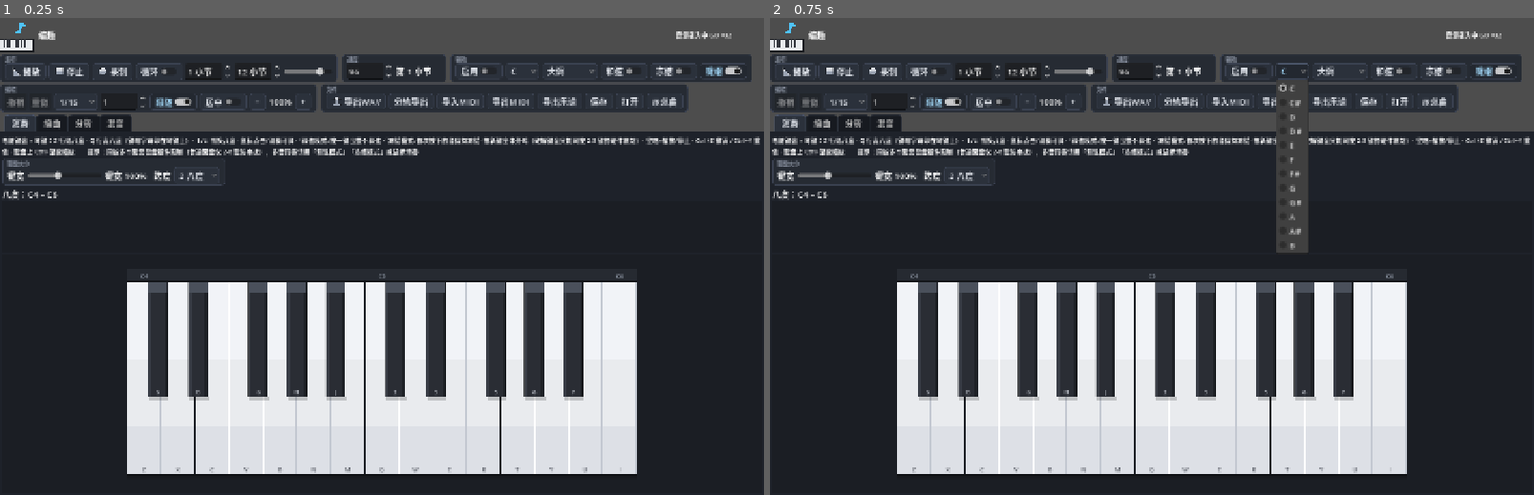
Above: before the commit, frames 1-2 (left to right).
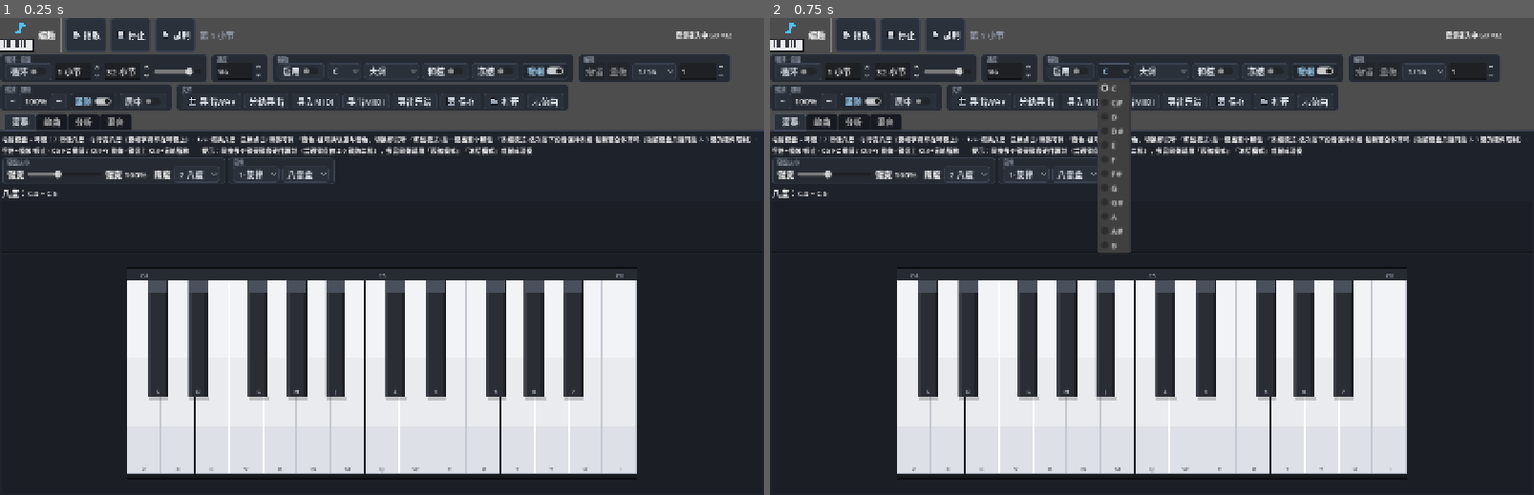
Above: after the commit, the same moments.

Repository: fanquanpp/quaver
Game: Godot game, scene res://scenes/main.tscn
Two runs of this game, one before a commit and one after it. Both use one fixed random seed, a clock stepped at 60 frames per second and the inputs below.
Inputs:
- Up to frame 1 (0.25 s): no input
- Up to frame 2 (0.75 s): click "C" at 0.5 s

The runs differ from the first frame. In frame 1, 8.2% of the frame differs, in the area x 0-100%, y 0-96%; in frame 2, 10%.

Commit message:
v1.0.3：示范曲《虫儿飞》完整改编（全谱转录 32 小节）+ 演奏页音色切换 + 工具栏重排 + 40px 高精度图标

Diff:
--- a/project.godot
+++ b/project.godot
@@ -12,7 +12,7 @@
 
 config/name="编趣 Quaver"
 config/description="纯电脑键盘弹奏 + 鼠标编曲的桌面端纯音乐工具（无外设依赖）"
-config/version="1.0.2"
+config/version="1.0.3"
 run/main_scene="res://scenes/main.tscn"
 config/features=PackedStringArray("4.7", "Forward Plus")
 run/low_processor_mode=true
--- a/scripts/song_model.gd
+++ b/scripts/song_model.gd
@@ -204,29 +204,75 @@
 	trk["automation"] = auto if auto is Array else []
 
 
-## ── 示范曲：《小星星》双轨 ────────────────────────────────────────
+## ── 示范曲：《虫儿飞》完整改编（陈光荣曲，C 调，♩=96） ────────────
+## 按 EveryonePiano 全谱（1=F 转C调）逐句转录：旋律在高音区，
+## 「虫儿飞」为 6→3̇→2̇ 上行跳进；曲式 = 前奏4 + 主歌8 + 连接1 + 主歌8 + 副歌11 = 32 小节；
+## 伴奏为分解和弦琶音（低音-五音-根-三度 ×2/小节），半小节和声切换处按谱拆分。
 
 static func make_demo() -> SongModel:
 	var s := SongModel.new()
 	s.tracks.clear()
-	s.add_track("旋律", "钢琴")
-	s.add_track("伴奏", "柔弦")
+	s.add_track("旋律", "八音盒")
+	s.add_track("伴奏", "钢琴")
 	s.bpm = 96.0
-	# 主旋律（C 大调，1 tick = 1/16，四分音符 = 4 ticks）
-	var mel := [
-		[60, 0], [60, 4], [67, 8], [67, 12], [69, 16], [69, 20], [67, 24, 8],
-		[65, 32], [65, 36], [64, 40], [64, 44], [62, 48], [62, 52], [60, 56, 8],
-		[67, 64], [67, 68], [65, 72], [65, 76], [64, 80], [64, 84], [62, 88, 8],
-		[67, 96], [67, 100], [65, 104], [65, 108], [64, 112], [64, 116], [62, 120, 8],
-		[60, 128], [60, 132], [67, 136], [67, 140], [69, 144], [69, 148], [67, 152, 8],
-		[65, 160], [65, 164], [64, 168], [64, 172], [62, 176], [62, 180], [60, 184, 8],
+	var mel: Array = []
+	# ── 前奏（4 小节）：高音 mi–do 交替，第 3 小节附点装饰 ──
+	mel += [
+		[76, 0, 8], [72, 8, 8],
+		[76, 16, 8], [72, 24, 8],
+		[72, 32, 6], [72, 38, 2], [76, 40, 8],
+		[76, 48, 8], [72, 56, 8],
 	]
-	for m in mel:
-		s.add_note(0, m[0], m[1], m[2] if m.size() > 2 else 4, 0.85)
-	# 和弦伴奏（每小节一个三和弦垫底：C C F C C G C G C C F C）
-	var prog := [48, 48, 53, 48, 48, 55, 48, 55, 48, 48, 53, 48]
+	# ── 主歌乐段（8 小节）：黑黑的天空低垂 / 亮亮的繁星相随 / 虫儿飞×2 / 你在思念谁 ──
+	var verse := func(base: int) -> Array:
+		return [
+			[76, base, 4], [76, base + 4, 2], [76, base + 6, 2], [77, base + 8, 4], [79, base + 12, 4],
+			[76, base + 16, 8], [74, base + 24, 8],
+			[72, base + 32, 4], [72, base + 36, 2], [72, base + 38, 2], [74, base + 40, 4], [76, base + 44, 4],
+			[76, base + 48, 8], [71, base + 56, 8],
+			[69, base + 64, 4], [76, base + 68, 4], [74, base + 72, 8],
+			[69, base + 80, 4], [76, base + 84, 4], [74, base + 88, 8],
+			[69, base + 96, 4], [76, base + 100, 4], [74, base + 104, 6], [72, base + 110, 2],
+			[72, base + 112, 16],
+		]
+	mel += verse.call(64)                 # 主歌 1（tick 64 = 第 5 小节）
+	mel += [[72, 192, 8], [72, 200, 8]]   # 连接小节（一房子）
+	mel += verse.call(208)                # 主歌 2（天上的星星流泪 / 冷风吹 只要有你陪）
+	# ── 副歌（11 小节）：虫儿飞 花儿睡 / 一双又一对才美 / 不怕天黑只怕心碎 / 不管累不累 也不管东南西北 ──
+	mel += [
+		[72, 336, 8], [76, 344, 4], [74, 348, 4],
+		[79, 352, 12], [77, 364, 2], [76, 366, 2],
+		[74, 368, 12], [79, 380, 2], [77, 382, 2],
+		[76, 384, 4], [77, 388, 2], [79, 390, 2], [76, 396, 4],
+		[74, 400, 8],
+		[69, 416, 4], [76, 420, 4], [74, 424, 6], [72, 430, 2],
+		[67, 432, 4], [74, 436, 4], [72, 440, 4], [72, 444, 4],
+		[77, 448, 2], [76, 450, 2], [77, 452, 2], [76, 454, 2], [72, 456, 8],
+		[77, 464, 2], [76, 466, 2], [77, 468, 2], [76, 470, 2], [72, 472, 6], [74, 478, 2],
+		[72, 480, 16], [72, 496, 16],
+	]
+	for m: Array in mel:
+		s.add_note(0, m[0], m[1], m[2], 0.85)
+	# ── 伴奏：分解和弦琶音（低音-五音-根音-三度 ×2/小节，1 tick = 1/16）──
+	var chords := {
+		"C": [48, 55, 60, 64], "G": [43, 50, 55, 59],
+		"Am": [45, 52, 57, 60], "Em": [40, 47, 52, 55],
+		"F": [41, 48, 53, 57], "Dm": [38, 45, 50, 53],
+	}
+	# 每小节 1-2 个和弦（"|" = 半小节处切换）
+	var prog := [
+		"C", "C", "C", "C",
+		"C", "G", "Am", "Em", "F|G", "F|G", "F|G", "Am|G", "Am",
+		"C", "G", "Am", "Em", "F|G", "F|G", "F|G", "Am|G",
+		"Am|Em", "C", "G", "Am|F", "G", "F|G", "C|Am", "Dm|F", "Dm|F", "C|G", "C",
+	]
 	for bar in prog.size():
-		var root: int = prog[bar]
-		for iv in [0, 4, 7]:
-			s.add_note(1, root + iv, bar * 16, 16, 0.55)
+		var parts: PackedStringArray = (prog[bar] as String).split("|")
+		for h in parts.size():
+			var tones: Array = chords[parts[h]]
+			var t0: int = bar * 16 + h * 8
+			# 单和弦小节音型走两遍，双和弦各占半小节一遍
+			for rep in 2 / parts.size():
+				for step in 4:
+					s.add_note(1, tones[step % 4], t0 + (rep * 4 + step) * 2, 2, 0.45)
 	return s
--- a/scripts/ui/main_ui.gd
+++ b/scripts/ui/main_ui.gd
@@ -65,12 +65,17 @@
 var _len_spin: SpinBox
 var _kb_scale: HSlider
 var _kb_span: OptionButton
+var _play_track_opt: OptionButton   # 演奏页：当前轨道
+var _play_inst_opt: OptionButton    # 演奏页：当前轨音色
+var _syncing_play_ui := false       # 防止 UI 同步回调把用户改动写回工程
 var track_list: TrackList
 var drum_seq: DrumSequencer
 var mixer: MixerPanel
 var _undo_btn: Button
 var _redo_btn: Button
 var _export_btn: Button
+var _save_btn: Button
+var _open_btn: Button
 
 var _hbar: HScrollBar
 var _vbar: VScrollBar
@@ -175,7 +180,7 @@
 		return null
 	var t := AtlasTexture.new()
 	t.atlas = _icons_tex
-	t.region = Rect2(i * 32, 0, 32, 32)
+	t.region = Rect2(i * 40, 0, 40, 40)
 	return t
 
 
@@ -186,12 +191,17 @@
 	_stop_btn.icon = _icon(1)
 	_rec_btn.icon = _icon(2)
 	_export_btn.icon = _icon(5)
+	# 图标 3=软盘（保存）/ 4=文件夹（打开），v1.0.3 起接入
+	_save_btn.icon = _icon(3)
+	_open_btn.icon = _icon(4)
 
 
 func _mk_button(text: String, cb: Callable) -> Button:
 	var b := Button.new()
 	b.text = text
 	b.add_theme_constant_override("icon_max_width", 20)
+	# 像素图标 40px 资产 → 20px 显示 = 整数 2:1，NEAREST 保逐像素锐利
+	b.texture_filter = CanvasItem.TEXTURE_FILTER_NEAREST
 	b.focus_mode = Control.FOCUS_NONE
 	b.pressed.connect(cb)
 	return b
@@ -222,13 +232,24 @@
 	title.add_theme_font_size_override("font_size", 16)
 	hb.add_child(title)
 
+	# 走带控制固定在顶栏（DAW 惯例：任何标签页都能看到播放状态）
+	var tsep := VSeparator.new()
+	hb.add_child(tsep)
 	_play_btn = _mk_button("播放", _on_play)
 	_play_btn.tooltip_text = "播放（快捷键：空格）"
+	hb.add_child(_play_btn)
 	_stop_btn = _mk_button("停止", _on_stop)
 	_stop_btn.tooltip_text = "停止（再按一次回到开头）"
+	hb.add_child(_stop_btn)
 	_rec_btn = _mk_button("录制", _on_rec_toggle)
 	_rec_btn.toggle_mode = true
 	_rec_btn.tooltip_text = "录制：弹奏自动量化记入当前轨"
+	hb.add_child(_rec_btn)
+	_pos_label = _mk_label("第 1 小节")
+	_pos_label.custom_minimum_size = Vector2(84, 0)
+	_pos_label.add_theme_color_override("font_color", COL_TEXT_DIM)
+	hb.add_child(_pos_label)
+
 	_loop_chk = _mk_check("循环", false, _on_loop_toggle)
 	_loop_chk.tooltip_text = "在循环区间内打转（区间=后面两个小节号，默认整曲）"
 	_loop_a = SpinBox.new()
@@ -272,9 +293,6 @@
 		if analysis != null:
 			analysis.refresh())
 	_bpm_spin.tooltip_text = "速度（拍/分钟）"
-
-	_pos_label = _mk_label("第 1 小节")
-	_pos_label.custom_minimum_size = Vector2(84, 0)
 
 	_status_label = _mk_label("音源载入中…")
 	_status_label.add_theme_font_size_override("font_size", 12)
@@ -367,8 +385,8 @@
 	flow.add_theme_constant_override("h_separation", 8)
 	flow.add_theme_constant_override("v_separation", 4)
 
-	flow.add_child(_group("走带", [_play_btn, _stop_btn, _rec_btn, _loop_chk, _loop_a, _loop_b, _vol_slider]))
-	flow.add_child(_group("速度", [_bpm_spin, _pos_label]))
+	flow.add_child(_group("循环 · 音量", [_loop_chk, _loop_a, _loop_b, _vol_slider]))
+	flow.add_child(_group("速度", [_bpm_spin]))
 
 	_scale_chk = _mk_check("启用", false, _on_scale_toggled)
 	_scale_chk.tooltip_text = "调性辅助：调外键变暗，新手不易弹错"
@@ -420,7 +438,9 @@
 	_zoom_lab.custom_minimum_size = Vector2(44, 0)
 	var zoom_in := _mk_button("+", _on_zoom_in)
 	zoom_in.tooltip_text = "放大（快捷键 =）"
-	flow.add_child(_group("编辑", [_undo_btn, _redo_btn, _snap_opt, _len_spin, _follow_chk, _center_chk, zoom_out, _zoom_lab, zoom_in]))
+	# 编辑/缩放拆成两组：功能组越小越容易扫读（FL Studio 面板原则）
+	flow.add_child(_group("编辑", [_undo_btn, _redo_btn, _snap_opt, _len_spin]))
+	flow.add_child(_group("缩放 · 跟随", [zoom_out, _zoom_lab, zoom_in, _follow_chk, _center_chk]))
 
 	_export_btn = _mk_button("导出WAV", _on_export)
 	_export_btn.tooltip_text = "把整曲实时录制成 WAV 文件（游戏引擎可直接用）"
@@ -432,13 +452,13 @@
 	midi_out_btn.tooltip_text = "导出为标准 MIDI 文件（.mid），可导入其他音乐软件"
 	var score_btn := _mk_button("导出乐谱", _on_score_export)
 	score_btn.tooltip_text = "导出 MusicXML 乐谱（.musicxml），用 MuseScore（免费）等打开即可查看/打印"
-	var save_btn := _mk_button("保存", _on_save)
-	save_btn.tooltip_text = "保存工程（.bsong）"
-	var open_btn := _mk_button("打开", _on_open)
-	open_btn.tooltip_text = "打开工程（.bsong）"
+	_save_btn = _mk_button("保存", _on_save)
+	_save_btn.tooltip_text = "保存工程（.bsong）"
+	_open_btn = _mk_button("打开", _on_open)
+	_open_btn.tooltip_text = "打开工程（.bsong）"
 	var demo_btn := _mk_button("示范曲", _on_demo)
-	demo_btn.tooltip_text = "重新载入《小星星》示范工程"
-	flow.add_child(_group("文件", [_export_btn, tracks_btn, midi_in_btn, midi_out_btn, score_btn, save_btn, open_btn, demo_btn]))
+	demo_btn.tooltip_text = "重新载入示范曲《虫儿飞》示范工程"
+	flow.add_child(_group("文件", [_export_btn, tracks_btn, midi_in_btn, midi_out_btn, score_btn, _save_btn, _open_btn, demo_btn]))
 	return flow
 
 
@@ -454,7 +474,7 @@
 	play.name = "演奏"
 	play.add_theme_constant_override("separation", GAP_Y)
 	var hint := Label.new()
-	hint.text = "电脑键盘 = 琴键：Z 行低八度 · Q 行高八度（键帽字母印在琴键上）· ↑/↓ 切换八度 · 鼠标点击/滑奏可弹 · 「和弦模式」按一键出整个和弦 · 「冻结模式」依次按下的音保持冻结、按新键全体齐鸣（破解键盘只能同按 2-3 键的硬件限制）· 空格=播放/停止 · Ctrl+Z 撤销 / Ctrl+Y 重做 · 键盘上 Ctrl+滚轮缩放　　提示：同按多个键受键盘硬件限制（普通键盘仅 2-6 键防串扰），多音同奏请用「和弦模式」「冻结模式」或鼠标滑奏"
+	hint.text = "电脑键盘 = 琴键：Z 行低八度 · Q 行高八度（键帽字母印在琴键上）· ↑/↓ 切换八度 · 鼠标点击/滑奏可弹 · 「音色」组可换轨道与音色，切换即试听 · 「和弦模式」按一键出整个和弦 · 「冻结模式」依次按下的音保持冻结、按新键全体齐鸣（破解键盘只能同按 2-3 键的硬件限制）· 空格=播放/停止 · Ctrl+Z 撤销 / Ctrl+Y 重做 · 键盘上 Ctrl+滚轮缩放　　提示：同按多个键受键盘硬件限制（普通键盘仅 2-6 键防串扰），多音同奏请用「和弦模式」「冻结模式」或鼠标滑奏"
 	hint.autowrap_mode = TextServer.AUTOWRAP_WORD_SMART
 	hint.add_theme_font_size_override("font_size", 12)
 	hint.custom_minimum_size = Vector2(0, 42)
@@ -482,6 +502,16 @@
 	_kb_span.item_selected.connect(_on_kb_span_changed)
 	_kb_span.tooltip_text = "演奏键盘跨度（1–4 个八度）"
 	kb_row.add_child(_group("键盘大小", [_mk_label("键宽"), _kb_scale, _kb_scale_lab, _mk_label("跨度"), _kb_span]))
+	# 音色组：演奏页直接切轨/切音色（以前只在编曲页轨道列表里有，用户找不到）
+	_play_track_opt = OptionButton.new()
+	_play_track_opt.focus_mode = Control.FOCUS_NONE
+	_play_track_opt.item_selected.connect(_on_play_track_changed)
+	_play_track_opt.tooltip_text = "当前演奏/录制写入的轨道"
+	_play_inst_opt = OptionButton.new()
+	_play_inst_opt.focus_mode = Control.FOCUS_NONE
+	_play_inst_opt.item_selected.connect(_on_play_inst_changed)
+	_play_inst_opt.tooltip_text = "当前轨道的音色（切换后自动试听一个音）"
+	kb_row.add_child(_group("音色", [_play_track_opt, _play_inst_opt]))
 	var kb_spacer := Control.new()
 	kb_spacer.size_flags_horizontal = Control.SIZE_EXPAND_FILL
 	kb_row.add_child(kb_spacer)
@@ -861,6 +891,64 @@
 	_oct_label.text = "八度：C%d – C%d" % [keyboard.base_octave, keyboard.base_octave + keyboard.octaves]
 
 
+## ── 演奏页音色组：轨道/音色选择 ↔ 工程状态同步 ─────────────────────
+
+## 换歌 / 换轨 / 结构变化 / 撤销还原后统一走这里，把演奏页下拉刷成工程现状
+func _sync_play_inst_ui() -> void:
+	if _play_track_opt == null or song == null or song.tracks.is_empty():
+		return
+	_syncing_play_ui = true
+	var sel := clampi(_sel_track, 0, song.tracks.size() - 1)
+	_play_track_opt.clear()
+	for i in song.tracks.size():
+		_play_track_opt.add_item("%d·%s" % [i + 1, song.tracks[i]["name"]])
+	_play_track_opt.select(sel)
+	_refresh_play_inst_items()
+	_syncing_play_ui = false
+
+
+func _refresh_play_inst_items() -> void:
+	var trk: Dictionary = song.tracks[_sel_track]
+	_play_inst_opt.clear()
+	if trk.get("type", "melody") == "drum":
+		_play_inst_opt.add_item("鼓组")
+		_play_inst_opt.select(0)
+		_play_inst_opt.disabled = true
+		return
+	_play_inst_opt.disabled = false
+	for inst in InstrumentBank.instruments:
+		_play_inst_opt.add_item(inst)
+	_play_inst_opt.select(maxi(InstrumentBank.instruments.find(trk["instrument"]), 0))
+
+
+func _on_play_track_changed(i: int) -> void:
+	if _syncing_play_ui:
+		return
+	_sel_track = clampi(i, 0, song.tracks.size() - 1)
+	if track_list != null:
+		track_list.sel = _sel_track
+		track_list.refresh()
+	roll.track_idx = _sel_track
+	_sync_drum_panel()
+	_syncing_play_ui = true
+	_refresh_play_inst_items()
+	_syncing_play_ui = false
+	_update_status("当前轨道：%d·%s" % [_sel_track + 1, song.tracks[_sel_track]["name"]])
+
+
+func _on_play_inst_changed(i: int) -> void:
+	if _syncing_play_ui or i < 0 or i >= InstrumentBank.instruments.size():
+		return
+	if song.tracks[_sel_track].get("type", "melody") == "drum":
+		return
+	var inst: String = InstrumentBank.instruments[i]
+	song.tracks[_sel_track]["instrument"] = inst
+	history.push(song)
+	# 即时试听：换音色立刻弹一个音，所见即所听
+	Synth.play_note_on_track(_sel_track, inst, 64, 0.9)
+	_update_status("第 %d 轨音色 → %s" % [_sel_track + 1, inst])
+
+
 ## 走带音符触发（编曲播放）：按轨发声 + 回声条可视化反馈
 func _on_note_fired(trk: int, pitch: int, vel: float) -> void:
 	Synth.play_note_on_track(trk, song.tracks[trk]["instrument"], pitch, vel)
@@ -1062,6 +1150,7 @@
 	_sel_track = idx
 	roll.track_idx = idx
 	_sync_drum_panel()
+	_sync_play_inst_ui()   # 演奏页音色组跟随当前轨
 
 
 ## 轨道行参数变化：即时刷总线；pushed=true 的改动落历史快照
@@ -1108,6 +1197,7 @@
 		mixer.refresh()
 	Synth.apply_mix(song.tracks)
 	_sync_drum_panel()
+	_sync_play_inst_ui()
 
 
 func _on_tab_changed(idx: int) -> void:
@@ -1160,7 +1250,7 @@
 
 func _on_demo() -> void:
 	_switch_song(SongModel.make_demo())
-	_update_status("已加载示范曲《小星星》")
+	_update_status("已加载示范曲《虫儿飞》")
 
 
 ## ── MIDI 导入导出 ──────────────────────────────────────────────────
--- a/scripts/ui/track_list.gd
+++ b/scripts/ui/track_list.gd
@@ -40,8 +40,14 @@
 
 	_rows_box = VBoxContainer.new()
 	_rows_box.add_theme_constant_override("separation", 2)
-	_rows_box.size_flags_vertical = Control.SIZE_EXPAND_FILL
-	add_child(_rows_box)
+	_rows_box.size_flags_horizontal = Control.SIZE_EXPAND_FILL
+	_rows_box.size_flags_vertical = Control.SIZE_SHRINK_BEGIN
+	# 竖向滚动：轨道多 / 窗口矮时不裁切（自适应）
+	var scroll := ScrollContainer.new()
+	scroll.size_flags_vertical = Control.SIZE_EXPAND_FILL
+	scroll.horizontal_scroll_mode = ScrollContainer.SCROLL_MODE_DISABLED
+	scroll.add_child(_rows_box)
+	add_child(scroll)
 
 	var add_btn := Button.new()
 	add_btn.text = "+ 添加轨道"
@@ -123,8 +129,9 @@
 			inst_opt.add_item(inst)
 		inst_opt.focus_mode = Control.FOCUS_NONE
 		inst_opt.select(InstrumentBank.instruments.find(trk["instrument"]))
-		inst_opt.custom_minimum_size = Vector2(52, 0)
+		inst_opt.custom_minimum_size = Vector2(64, 0)
 		inst_opt.size_flags_vertical = Control.SIZE_SHRINK_CENTER
+		inst_opt.size_flags_horizontal = Control.SIZE_EXPAND_FILL  # 吃掉行内剩余宽度，音色名不再截断
 		inst_opt.item_selected.connect(func(j: int) -> void:
 			trk["instrument"] = InstrumentBank.instruments[j]
 			mix_changed.emit(true))
--- a/tests/smoke_v014.gd
+++ b/tests/smoke_v014.gd
@@ -63,7 +63,7 @@
 	var restored: Dictionary = s.track_notes(0)[0]
 	restored["p"] = 99
 	h.undo(s)
-	_check(s.track_notes(0)[0]["p"] == 60, "历史快照不应被活模型污染")
+	_check(s.track_notes(0)[0]["p"] == 76, "历史快照不应被活模型污染")  # 虫儿飞前奏首音 E5
 	h.redo(s)
 
 
@@ -168,7 +168,7 @@
 
 func _test_analysis_stats() -> void:
 	var a := SongAnalysis.analyze(SongModel.make_demo())
-	_check(a["note_count"] == 78, "示范曲应 78 音符（实际 %d）" % a["note_count"])
+	_check(a["note_count"] == 352, "示范曲应 352 音符（实际 %d）" % a["note_count"])
 	_check(a["key"]["root"] == 0 and not a["key"]["minor"], "调性检测应 C 大调")
 	_check(a["max_poly"] >= 3, "最大同时音应 ≥3")
 	_check(a["dur_secs"] > 0.0, "曲长应 > 0")
@@ -209,7 +209,7 @@
 	var x := XMLParser.new()
 	_check(x.open_buffer(xml.to_utf8_buffer()) == OK, "MusicXML 不是合法 XML")
 	var parts := 0
-	var chord_cnt := 0
+	var measure_cnt := 0
 	var per_minute := 0
 	var cur_part := 0
 	while x.read() == OK:
@@ -218,8 +218,8 @@
 		match x.get_node_name():
 			"score-part":
 				parts += 1
-			"chord":
-				chord_cnt += 1
+			"measure":
+				measure_cnt += 1
 			"per-minute":
 				if x.read() == OK and x.get_node_type() == XMLParser.NODE_TEXT:
 					per_minute = int(x.get_node_data().strip_edges())
@@ -227,7 +227,7 @@
 				if not x.is_empty():
 					cur_part += 1
 	_check(parts == 2, "MusicXML 应有 2 个声部，实际 %d" % parts)
-	_check(chord_cnt == 24, "伴奏 12 组三和弦应有 24 个 <chord/>，实际 %d" % chord_cnt)
+	_check(measure_cnt == 64, "2 声部 × 32 小节应有 64 个 <measure>，实际 %d" % measure_cnt)
 	_check(per_minute == 96, "速度元信息应为 96，实际 %d" % per_minute)
 	var err := SheetMusic.export_song(demo, "user://test_score.musicxml")
 	_check(err == OK, "MusicXML 落盘失败（%d）" % err)
--- a/tests/smoke_v020.gd
+++ b/tests/smoke_v020.gd
@@ -160,7 +160,7 @@
 	h.push(s)
 	h.undo(s)
 	_check(s.tracks[0]["mute"] == false, "撤销应还原 mute")
-	_check(s.tracks[0]["instrument"] == "钢琴", "撤销应还原音色")
+	_check(s.tracks[0]["instrument"] == "八音盒", "撤销应还原音色")  # 虫儿飞示范曲第 1 轨默认八音盒
 
 
 ## ── 6) 力度分层 ────────────────────────────────────────────────────
--- a/tests/smoke_v030.gd
+++ b/tests/smoke_v030.gd
@@ -30,23 +30,29 @@
 		_fails.append(msg)
 
 
-## 示范曲伴奏：每小节和弦 C C F C C G C G C C F C（大调）
+## 示范曲（虫儿飞完整改编 32 小节）：前奏全 C；主歌 C G Am Em | F|G×3 Am|G（连接 Am）；
+## 副歌 Am|Em C G Am|F G F|G C|Am Dm|F×2 C|G C。半小节双和弦会混检出 Dm/Gsus4 等
+## 混合名（属预期）；G 三和弦叠旋律高音 E 时检出 Em7（G6/Em7 歧义，正常和声现象）。
 func _test_chord_detection() -> void:
 	var s := SongModel.make_demo()
 	var chords := SongAnalysis.detect_chords(s)
-	_check(chords.size() == 12, "12 小节应有 12 个检测结果（实际 %d）" % chords.size())
-	_check(chords[0]["name"] == "C", "第 1 小节应为 C（实际 %s）" % chords[0]["name"])
-	_check(chords[2]["name"] == "F", "第 3 小节应为 F（实际 %s）" % chords[2]["name"])
-	_check(chords[5]["name"] == "G", "第 6 小节应为 G（实际 %s）" % chords[5]["name"])
+	_check(chords.size() == 32, "32 小节应有 32 个检测结果（实际 %d）" % chords.size())
+	_check(chords[0]["name"] == "C", "前奏小节应为 C（实际 %s）" % chords[0]["name"])
+	var b6: String = chords[5]["name"]
+	_check(b6 == "G" or b6 == "Em7", "第 6 小节应为 G 或 Em7 歧义（实际 %s）" % b6)
+	_check(chords[6]["name"] == "Am", "第 7 小节应为 Am（实际 %s）" % chords[6]["name"])
+	_check(chords[7]["name"] == "Em", "第 8 小节应为 Em（实际 %s）" % chords[7]["name"])
 
 
 func _test_roman_numerals() -> void:
 	var s := SongModel.make_demo()
 	var chords := SongAnalysis.detect_chords(s, 0, false)  # C 大调
 	_check(chords[0]["roman"] == "I", "C 应为 I 级（实际 %s）" % chords[0]["roman"])
-	_check(chords[2]["roman"] == "IV", "F 应为 IV 级（实际 %s）" % chords[2]["roman"])
-	_check(chords[5]["roman"] == "V", "G 应为 V 级（实际 %s）" % chords[5]["roman"])
-	_check(chords[9]["roman"] == "I" or chords[9]["roman"] == "vi", "C6/Am7 歧义应判 I 或 vi（实际 %s）" % chords[9]["roman"])
+	var b6r: String = chords[5]["roman"]
+	_check(b6r == "V" or b6r == "iii", "G/Em7 歧义应为 V 或 iii 级（实际 %s）" % b6r)
+	_check(chords[6]["roman"] == "vi", "Am 应为 vi 级（实际 %s）" % chords[6]["roman"])
+	_check(chords[7]["roman"] == "iii", "Em 应为 iii 级（实际 %s）" % chords[7]["roman"])
+	_check(chords[23]["roman"] == "V", "副歌 G 应为 V 级（实际 %s）" % chords[23]["roman"])
 
 
 func _test_sections() -> void:
@@ -58,7 +64,7 @@
 	var covered := 0
 	for sec in secs:
 		covered += sec["end_bar"] - sec["start_bar"]
-	_check(covered == 12, "段落应覆盖全部 12 小节（实际 %d）" % covered)
+	_check(covered == 32, "段落应覆盖全部 32 小节（实际 %d）" % covered)
 	# 空工程不崩
 	var e := SongModel.new()
 	e.tracks[0]["notes"].clear()
@@ -74,9 +80,9 @@
 	var roots := {}
 	for g in sugg:
 		roots[g["name"]] = true
-	# 示范曲结束在 F（IV 级）→ 候选应含 V 或 I
-	var ok := roots.has("G") or roots.has("C")
-	_check(ok, "IV 级后的候选应含 V/I（实际 %s）" % str(roots.keys()))
+	# 示范曲结束在 C（I 级）→ 候选应含 IV（F）或 V（G）
+	var ok := roots.has("G") or roots.has("F")
+	_check(ok, "I 级后的候选应含 V/IV（实际 %s）" % str(roots.keys()))
 	# V 级之后的建议应指向 I
 	var v_next := SongAnalysis.suggest_next_chords(
 			[{"bar": 0, "root": 7, "quality": "", "name": "G", "roman": "V", "score": 1.0}],
Binary file changed: aseprite/icons.aseprite
Binary file changed: assets/sprites/icons.png
Not shown, changed: DESIGN.md
Not shown, changed: README.md
